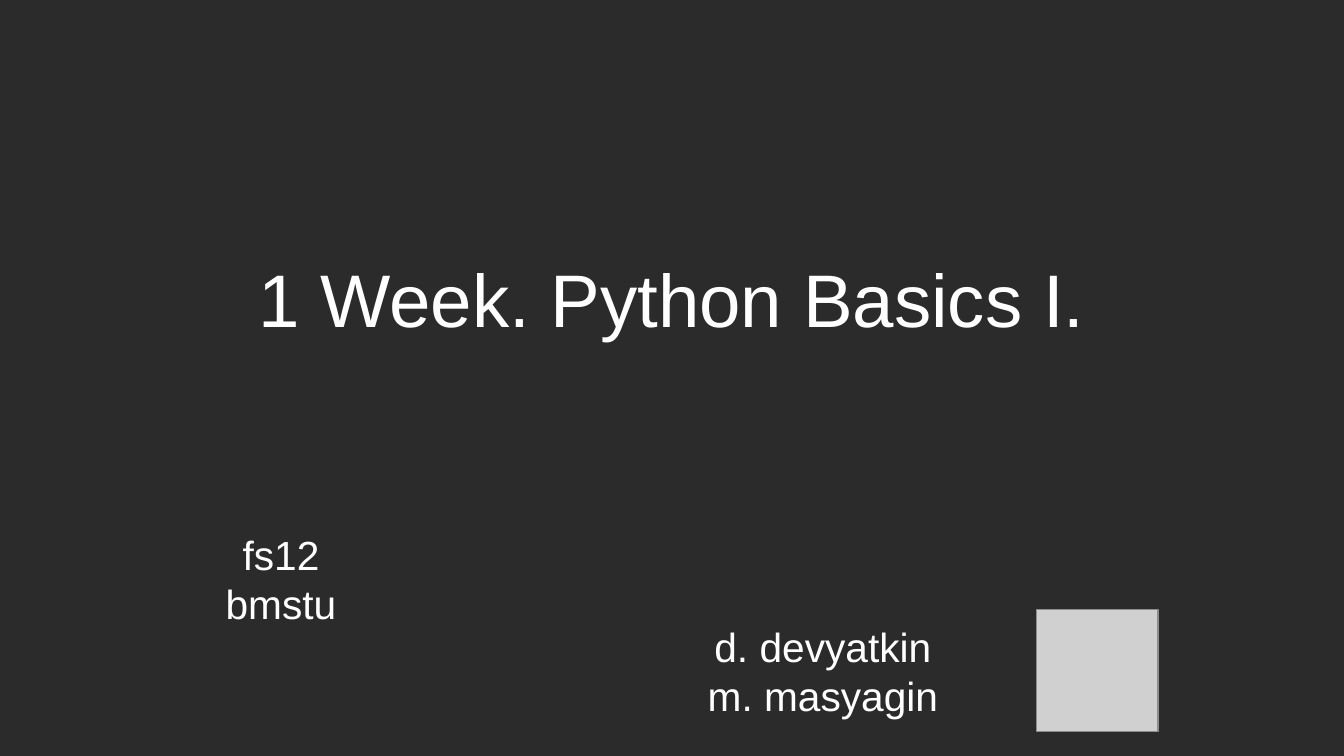
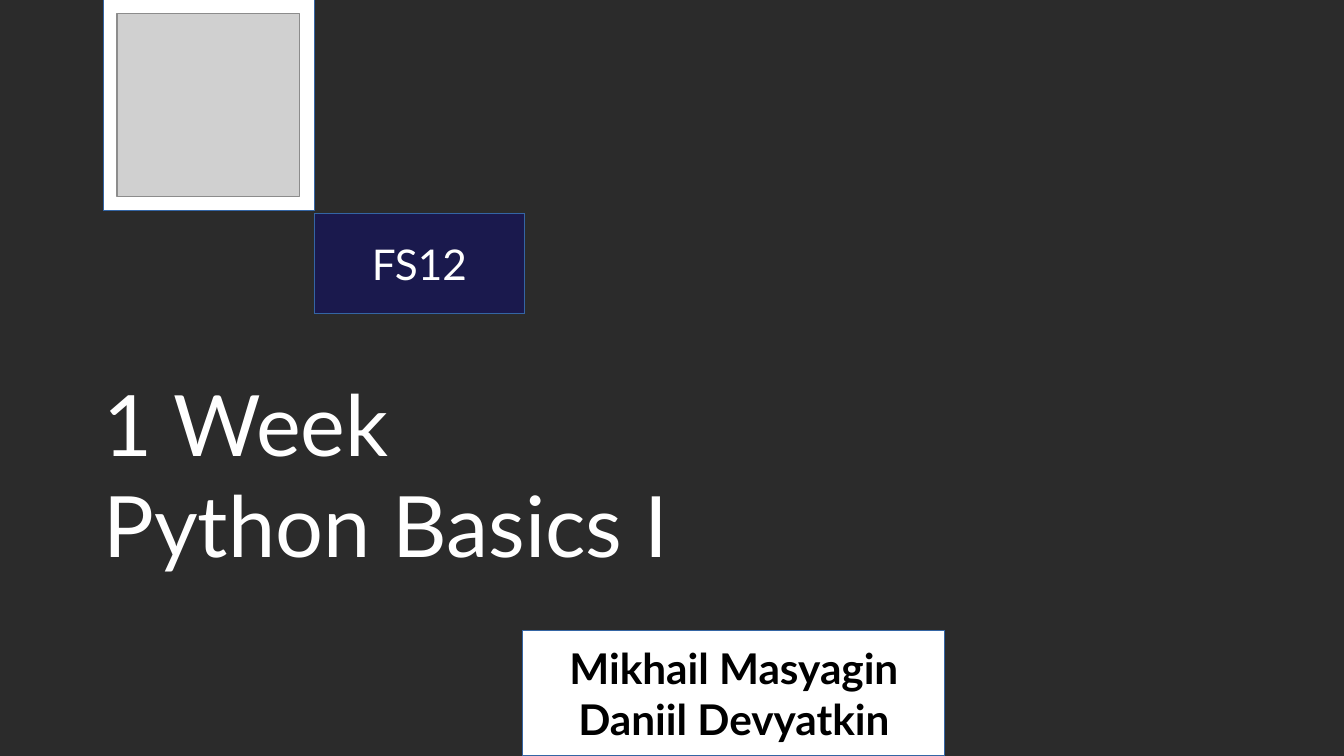
Before and after one commit to bmstu-fs12/01-sem-py-algo, a slide deck: slide 1 of presentations/templates/template_16x9.odp. Drawn at 1344x756 pixels with LibreOffice and Linux fonts; fonts in the diff are those of the drawing; grey boxes stand for pictures; background and template pictures are left out; a plain dark background stands for a picture behind light text. Boxes give left, top, right and bottom in pixels: in the first picture for what was removed or moved away, otherwise in the second. Text is boxed around its words. In the diff, an @@ line names an element or a change of style, - is before the commit and + after.

```diff
--- a/presentations/templates/template_16x9.odp
+++ b/presentations/templates/template_16x9.odp
@@ rectangle added at (104,0,315,211), fill #FFFFFF, outline #3465A4 0 pt @@
@@ picture: place and size @@
-picture at (1037,610,1159,732)
+picture at (117,13,300,196)
@@ rectangle added at (315,213,524,313), fill #1A194D, outline #3465A4 0 pt, 25 pt, text #FFFFFF @@
+FS12
@@ text "1 Week" at (103,393,668,572): vertical alignment middle to top @@
@@ text at (103,393,668,572): text changed; size 44 to 50 pt; font Arial to Lato @@
-1 Week. Python Basics I.
+1 Week
+Python Basics I
@@ text removed at (226,540,337,620) @@
-fs12
-bmstu
@@ rectangle added at (523,631,945,756), fill #FFFFFF, outline #3465A4 0 pt, 25 pt, text #000000, bold @@
+Mikhail Masyagin
+Daniil Devyatkin
@@ text removed at (708,632,938,718) @@
-d. devyatkin
-m. masyagin
```
Also in this commit, not shown: 7 other files.
